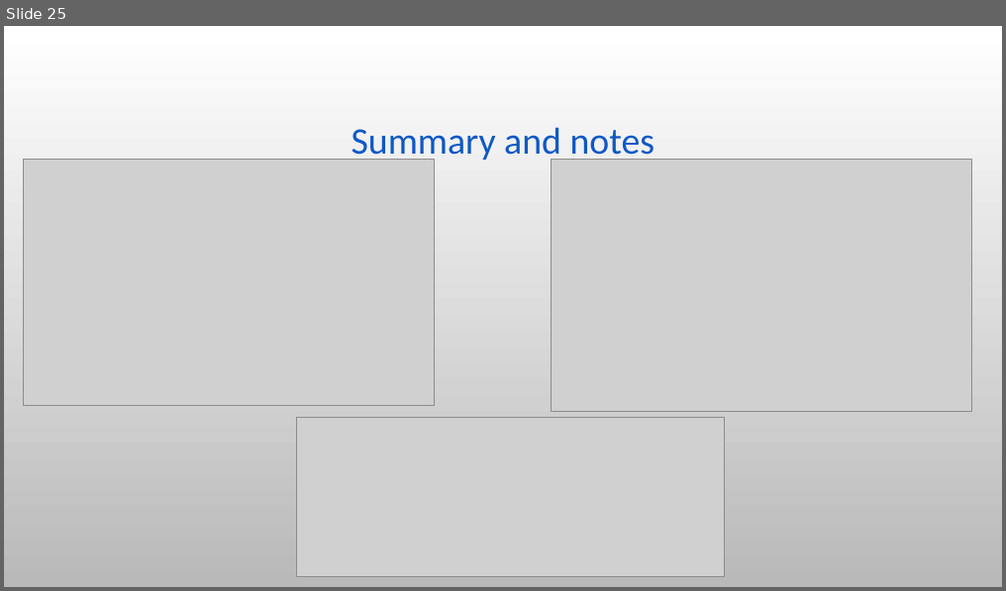
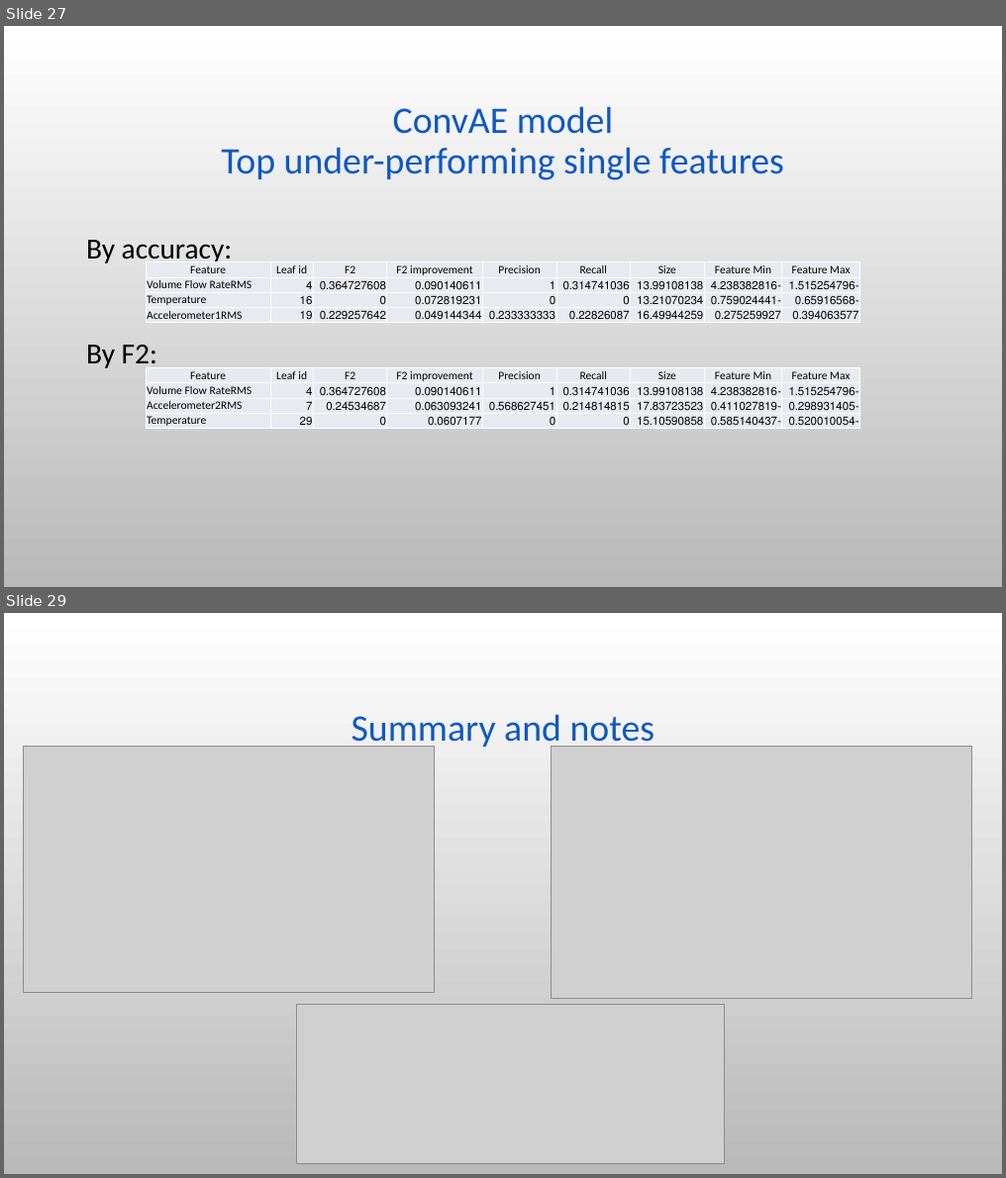
Before and after one commit to stavco9/mlops-final-project, a slide deck: docs/MLOps Final Project.pptx. Shown one above the other, each under a label of ours: slide 25 before the commit, slides 27 and 29 after it; the slides between them are not shown. The pictures are 1006x591 and 1006x1178 pixels, drawn with LibreOffice and Linux fonts; fonts in the diff are those of the drawing; grey boxes stand for pictures; background and template pictures are left out. Boxes give left, top, right and bottom in pixels: in the first picture for what was removed or moved away, otherwise in the second. Text is boxed around its words. In the diff, an @@ line names an element or a change of style, - is before the commit and + after.

```diff
--- a/docs/MLOps Final Project.pptx
+++ b/docs/MLOps Final Project.pptx
@@ slide 27 added at (x1=4, y1=26, x2=1002, y2=587), background picture (left out) @@
@@ title added at (x1=221, y1=106, x2=784, y2=180), 36 pt, text #0E58C4 @@
+ConvAE model
+Top under-performing single features
@@ text added at (x1=86, y1=240, x2=233, y2=372), 28 pt, text #000000 @@
+By accuracy:
+By F2:
@@ table added at (x1=147, y1=262, x2=861, y2=324), 4 rows, 9 columns @@
+Feature | Leaf id | F2 | F2 improvement | Precision | Recall | Size | Feature Min | Feature Max
+Volume Flow RateRMS | 4 | 0.364727608 | 0.090140611 | 1 | 0.314741036 | 13.99108138 | -4.238382816 | -1.515254796
+Temperature | 16 | 0 | 0.072819231 | 0 | 0 | 13.21070234 | -0.759024441 | -0.65916568
+Accelerometer1RMS | 19 | 0.229257642 | 0.049144344 | 0.233333333 | 0.22826087 | 16.49944259 | 0.275259927 | 0.394063577
@@ table added at (x1=147, y1=369, x2=861, y2=430), 4 rows, 9 columns @@
+Feature | Leaf id | F2 | F2 improvement | Precision | Recall | Size | Feature Min | Feature Max
+Volume Flow RateRMS | 4 | 0.364727608 | 0.090140611 | 1 | 0.314741036 | 13.99108138 | -4.238382816 | -1.515254796
+Accelerometer2RMS | 7 | 0.24534687 | 0.063093241 | 0.568627451 | 0.214814815 | 17.83723523 | -0.411027819 | -0.298931405
+Temperature | 29 | 0 | 0.0607177 | 0 | 0 | 15.10590858 | -0.585140437 | -0.520010054
@@ what was slide 25 is now slide 29 @@
```
Also in this commit, not shown: 7 slides changed, 3 other slides added, 1 other file.
